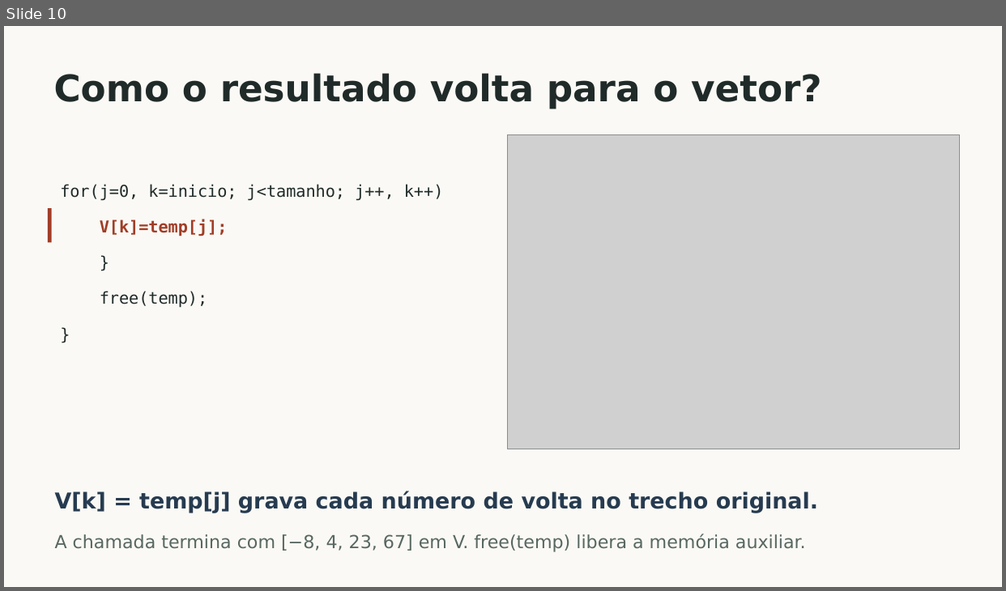
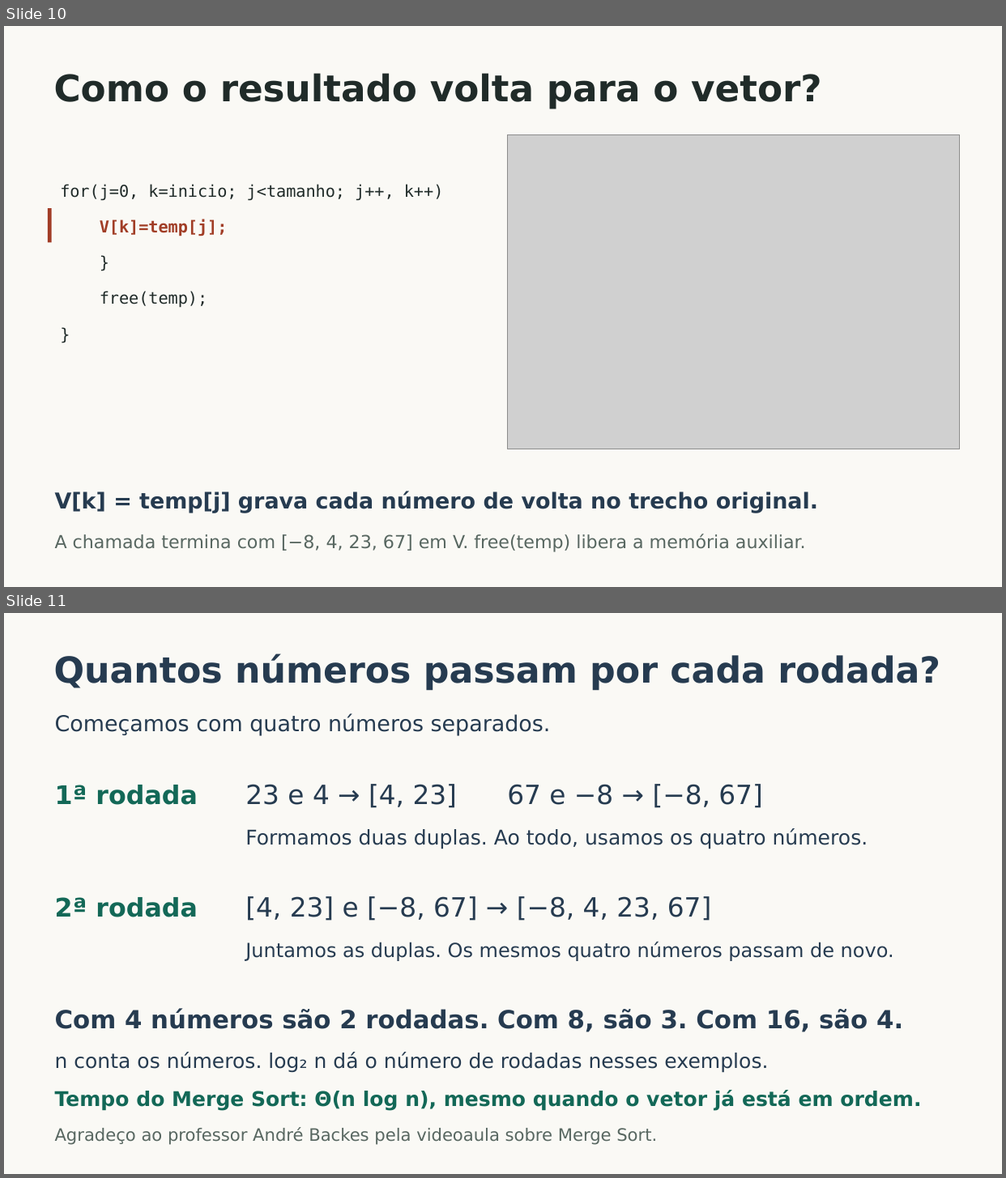
Before and after one commit to teus123321/Estudos, a slide deck: ifmt/estruturas-de-dados/Merge_Sort_em_C.pptx. Shown one above the other, each under a label of ours: slide 10 before the commit, slides 10 and 11 after it. The pictures are 1006x591 and 1006x1178 pixels, drawn with LibreOffice and Linux fonts; fonts in the diff are those of the drawing; grey boxes stand for pictures. Boxes give left, top, right and bottom in pixels: in the first picture for what was removed or moved away, otherwise in the second. Text is boxed around its words. In the diff, an @@ line names an element or a change of style, - is before the commit and + after.

Commit message:
Ilustra a complexidade do Merge Sort em duas rodadas

```diff
--- a/ifmt/estruturas-de-dados/Merge_Sort_em_C.pptx
+++ b/ifmt/estruturas-de-dados/Merge_Sort_em_C.pptx
@@ slide 11 added at box(4, 613, 1002, 1174), background #FAF9F5 @@
@@ text added at box(54, 653, 940, 690), 34.5 pt, text #263B50, bold @@
+Quantos números passam por cada rodada?
@@ text added at box(55, 713, 551, 735), 21 pt, text #263B50 @@
+Começamos com quatro números separados.
@@ text added at box(55, 785, 197, 805), 24.8 pt, text #136857, bold @@
+1ª rodada
@@ text added at box(245, 784, 762, 808), 25.5 pt, text #263B50 @@
+23 e 4 → [4, 23] 67 e −8 → [−8, 67]
@@ text added at box(245, 828, 868, 850), 19.5 pt, text #263B50 @@
+Formamos duas duplas. Ao todo, usamos os quatro números.
@@ text added at box(55, 897, 197, 918), 24.8 pt, text #136857, bold @@
+2ª rodada
@@ text added at box(245, 897, 711, 921), 25.5 pt, text #263B50 @@
+[4, 23] e [−8, 67] → [−8, 4, 23, 67]
@@ text added at box(245, 941, 894, 961), 18.8 pt, text #263B50 @@
+Juntamos as duplas. Os mesmos quatro números passam de novo.
@@ text added at box(55, 1008, 903, 1033), 24 pt, text #263B50, bold @@
+Com 4 números são 2 rodadas. Com 8, são 3. Com 16, são 4.
@@ text added at box(55, 1052, 768, 1073), 19.5 pt, text #263B50 @@
+n conta os números. log₂ n dá o número de rodadas nesses exemplos.
@@ text added at box(55, 1090, 921, 1111), 19.5 pt, text #136857, bold @@
+Tempo do Merge Sort: Θ(n log n), mesmo quando o vetor já está em ordem.
@@ text added at box(55, 1127, 657, 1145), 16.5 pt, text #586761 @@
+Agradeço ao professor André Backes pela videoaula sobre Merge Sort.
```
Also in this commit, not shown: 1 slide removed.
